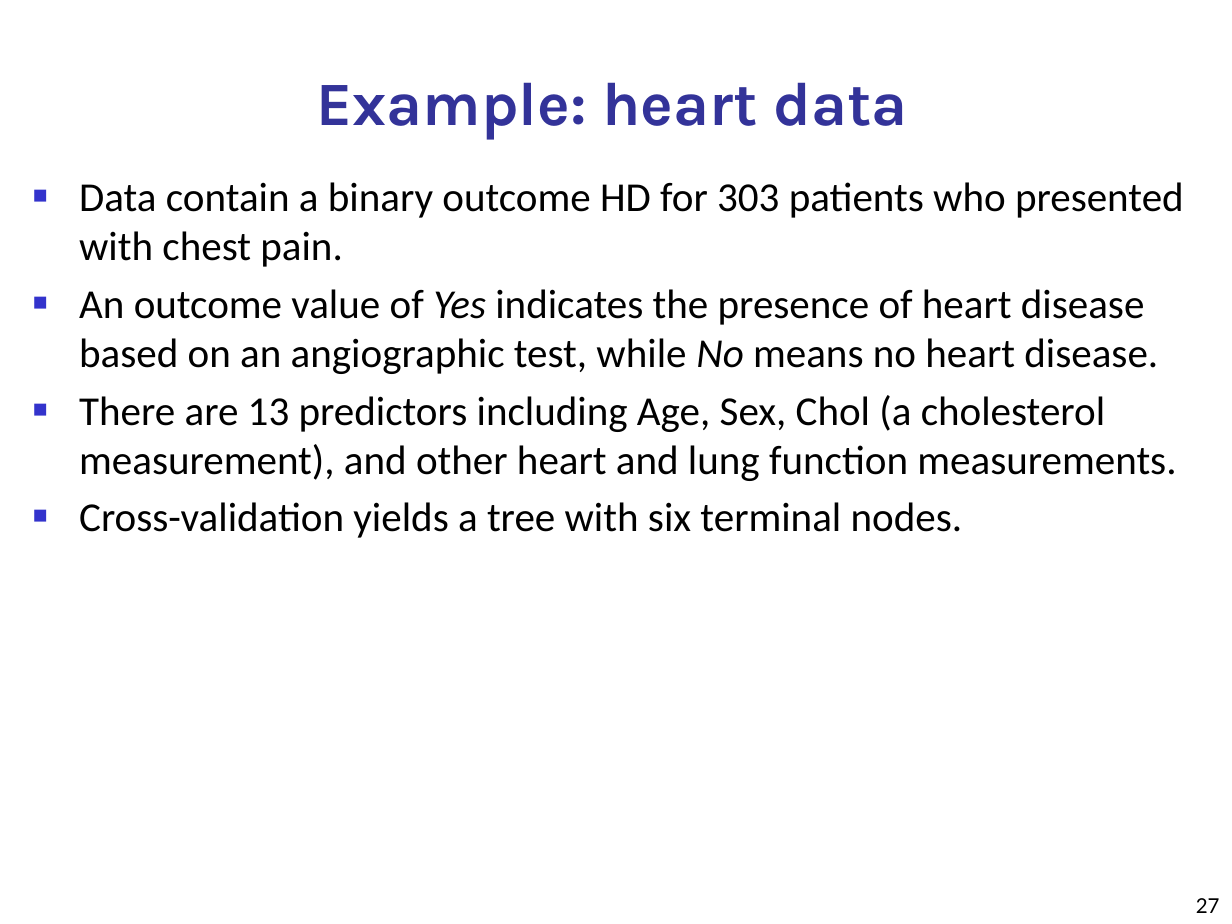
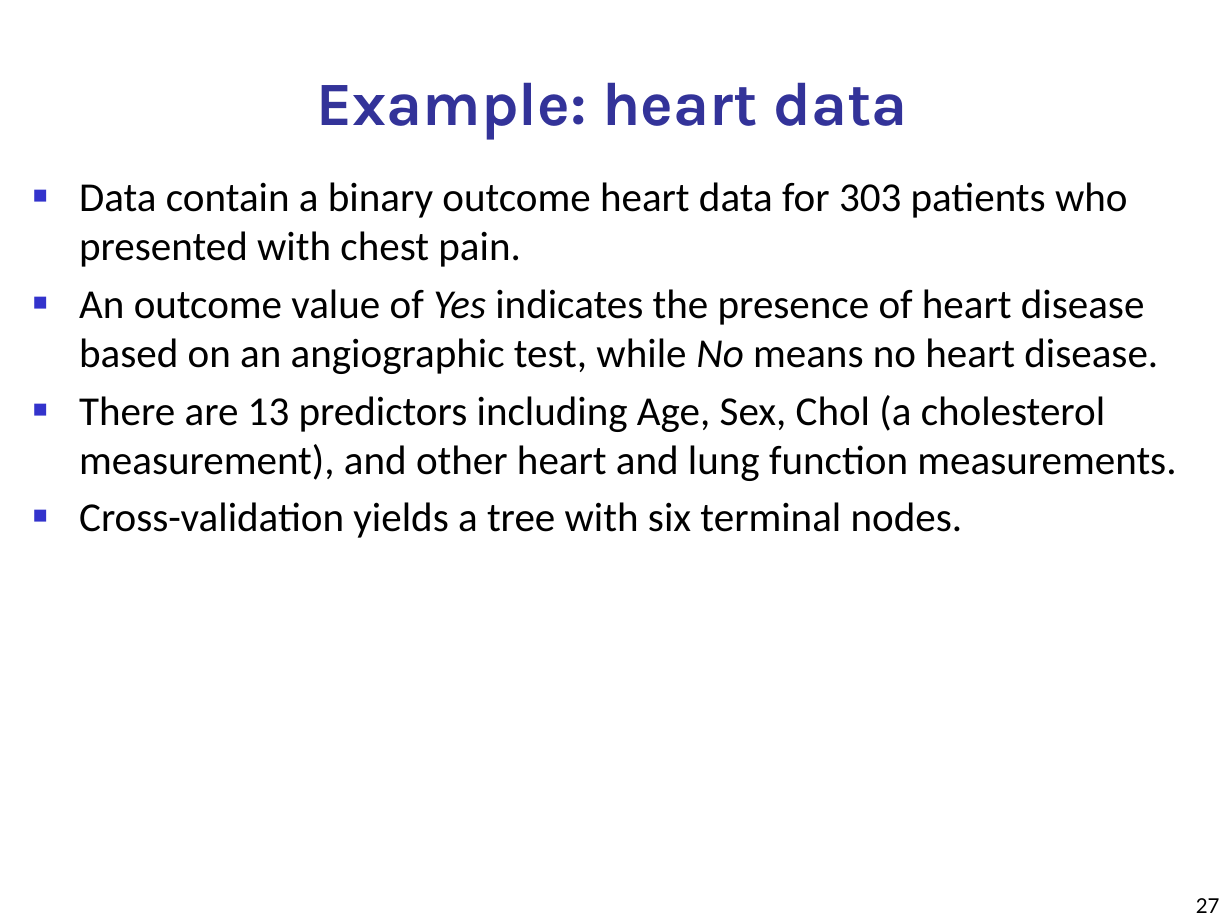
Before and after one commit to jayurbain/DataScienceIntro, a slide deck: slide 27 of slides/08_decision_trees.pptx. Drawn at 1232x924 pixels with LibreOffice and Linux fonts; fonts in the diff are those of the drawing. Boxes give left, top, right and bottom in pixels: in the first picture for what was removed or moved away, otherwise in the second. Text is boxed around its words. In the diff, an @@ line names an element or a change of style, - is before the commit and + after.

```diff
--- a/slides/08_decision_trees.pptx
+++ b/slides/08_decision_trees.pptx
@@ text at (79, 182, 1128, 267): text changed @@
-■ Data contain a binary outcome HD for 303 patients who presented with chest pain.
+■ Data contain a binary outcome heart data for 303 patients who presented with chest pain.
```
Also in this commit, not shown: 24 other slides changed, 1 other file.
